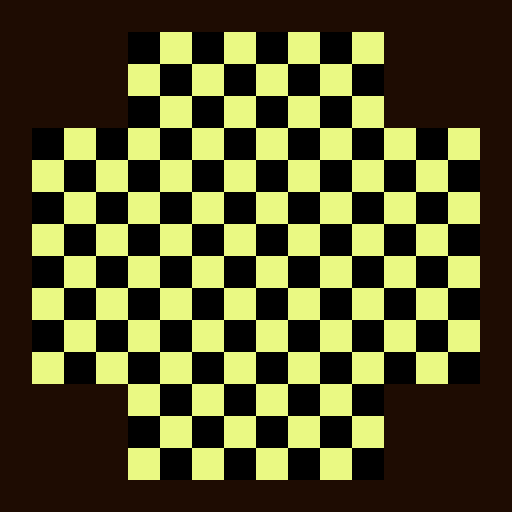
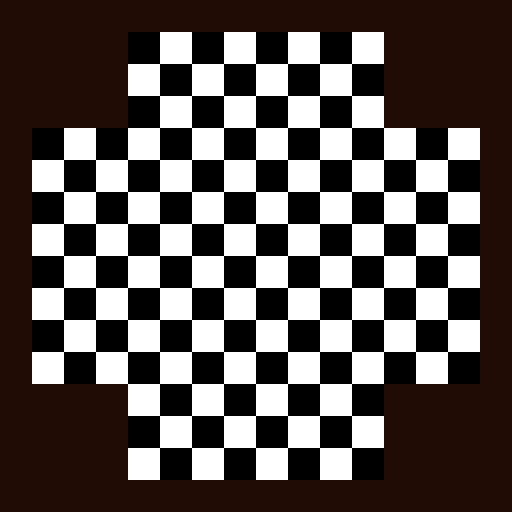
Before/after of a 512px x 512px layered artwork. What changed in the layer stack:
removed layer "Black Spaces" over [32, 32, 480, 480]
removed layer "White Spaces" over [32, 32, 480, 480]
showed "Background" over [32, 32, 480, 480]
